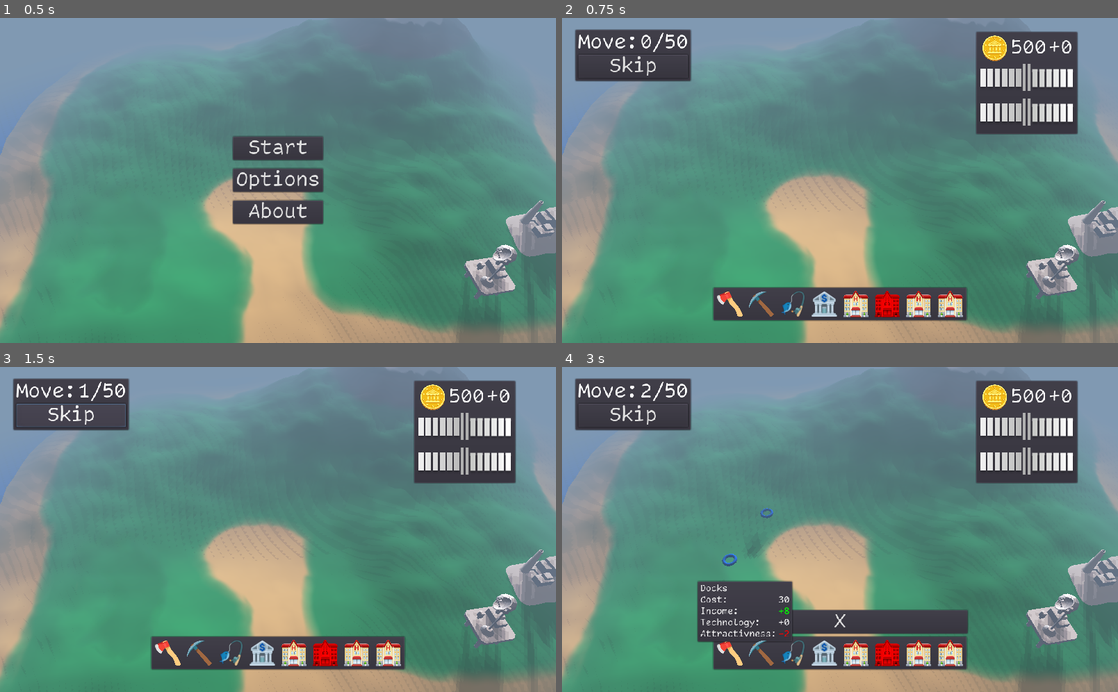
Above: before the commit, frames 1-4 (two rows, left to right).
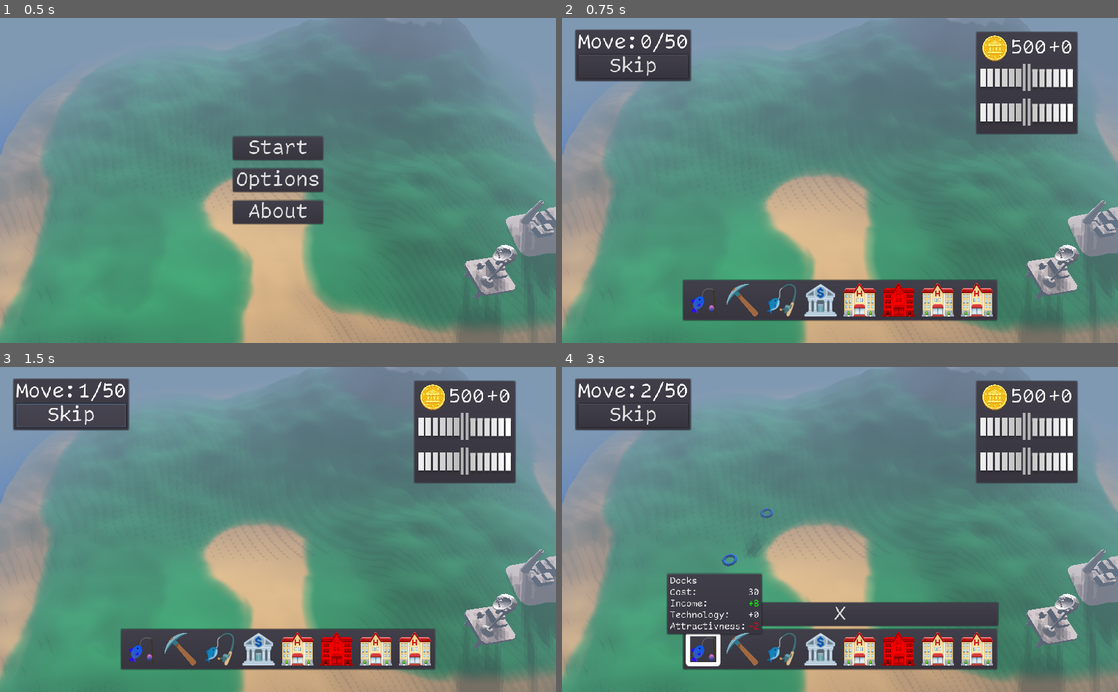
Above: after the commit, the same moments.

Repository: ash4rk/ld54-island-city-builder
Game: Godot game, scene res://main.tscn
Same seed, same stepped clock (60 frames per second), same inputs: the game is played once before the commit and once after it.
Inputs (mouse positions are in pixels of both pictures, inside the frame that each line leads up to; where the layout moved, square brackets give the same spot in the first picture):
- Up to frame 1 (0.5 s): no input
- Up to frame 2 (0.75 s): click "Start" at 0.5 s
- Up to frame 3 (1.5 s): click "Skip" at 1.25 s
- Up to frame 4 (3 s): click "Skip" at 2 s; click (701, 649) [728, 653] at 2.75 s

Frame 1 is identical in both runs. In frame 2, 5.1% of the frame differs, in the area x 21-79%, y 80-94%; in frame 3, 5.1%; in frame 4, 8.1%, in the area x 18-79%, y 63-94%.

Commit message:
FEAT: Add docks button image

Diff:
--- /dev/null
+++ b/assets/building_button_group.tres
@@ -0,0 +1,3 @@
+[gd_resource type="ButtonGroup" format=2]
+
+[resource]
--- a/main.tscn
+++ b/main.tscn
@@ -28,6 +28,9 @@
 [ext_resource path="res://assets/small_text_theme.tres" type="Theme" id=26]
 [ext_resource path="res://scripts/game_over_screen.gd" type="Script" id=27]
 [ext_resource path="res://scenes/ui/double_progress_bar.tscn" type="PackedScene" id=28]
+[ext_resource path="res://assets/images/docks_normal.png" type="Texture" id=29]
+[ext_resource path="res://assets/images/docks_pressed.png" type="Texture" id=30]
+[ext_resource path="res://assets/building_button_group.tres" type="ButtonGroup" id=31]
 
 [sub_resource type="QuadMesh" id=2]
 size = Vector2( 800, 800 )
@@ -229,47 +232,82 @@
 custom_constants/separation = 8
 
 [node name="Docks" parent="UI/BuildingContainer/BuildingButtons/HBoxContainer" instance=ExtResource( 7 )]
+margin_right = 64.0
+margin_bottom = 64.0
+rect_min_size = Vector2( 64, 64 )
+toggle_mode = true
+group = ExtResource( 31 )
+texture_normal = ExtResource( 29 )
+texture_pressed = ExtResource( 30 )
 building_info = ExtResource( 6 )
 
 [node name="Bungalo" parent="UI/BuildingContainer/BuildingButtons/HBoxContainer" instance=ExtResource( 7 )]
 margin_left = 58.0
-margin_right = 108.0
+margin_right = 122.0
+margin_bottom = 64.0
+rect_min_size = Vector2( 64, 64 )
+toggle_mode = true
+group = ExtResource( 31 )
 texture_normal = ExtResource( 11 )
 building_info = ExtResource( 4 )
 
 [node name="Hotel" parent="UI/BuildingContainer/BuildingButtons/HBoxContainer" instance=ExtResource( 7 )]
 margin_left = 116.0
-margin_right = 166.0
+margin_right = 180.0
+margin_bottom = 64.0
+rect_min_size = Vector2( 64, 64 )
+toggle_mode = true
+group = ExtResource( 31 )
 texture_normal = ExtResource( 9 )
 building_info = ExtResource( 24 )
 
 [node name="Factory" parent="UI/BuildingContainer/BuildingButtons/HBoxContainer" instance=ExtResource( 7 )]
 margin_left = 174.0
-margin_right = 224.0
+margin_right = 238.0
+margin_bottom = 64.0
+rect_min_size = Vector2( 64, 64 )
+toggle_mode = true
+group = ExtResource( 31 )
 texture_normal = ExtResource( 8 )
 building_info = ExtResource( 22 )
 
 [node name="CatAttraction" parent="UI/BuildingContainer/BuildingButtons/HBoxContainer" instance=ExtResource( 7 )]
 margin_left = 232.0
-margin_right = 282.0
+margin_right = 296.0
+margin_bottom = 64.0
+rect_min_size = Vector2( 64, 64 )
+toggle_mode = true
+group = ExtResource( 31 )
 texture_normal = ExtResource( 10 )
 building_info = ExtResource( 21 )
 
 [node name="Spaceport" parent="UI/BuildingContainer/BuildingButtons/HBoxContainer" instance=ExtResource( 7 )]
 margin_left = 290.0
-margin_right = 340.0
+margin_right = 354.0
+margin_bottom = 64.0
+rect_min_size = Vector2( 64, 64 )
+toggle_mode = true
+group = ExtResource( 31 )
 texture_normal = ExtResource( 10 )
 building_info = ExtResource( 20 )
 
 [node name="Meteo" parent="UI/BuildingContainer/BuildingButtons/HBoxContainer" instance=ExtResource( 7 )]
 margin_left = 348.0
-margin_right = 398.0
+margin_right = 412.0
+margin_bottom = 64.0
+rect_min_size = Vector2( 64, 64 )
+toggle_mode = true
+group = ExtResource( 31 )
 texture_normal = ExtResource( 10 )
 building_info = ExtResource( 25 )
 
 [node name="Winery" parent="UI/BuildingContainer/BuildingButtons/HBoxContainer" instance=ExtResource( 7 )]
 margin_left = 406.0
-margin_right = 456.0
+margin_right = 470.0
+margin_bottom = 64.0
+rect_min_size = Vector2( 64, 64 )
+toggle_mode = true
+group = ExtResource( 31 )
 texture_normal = ExtResource( 10 )
 building_info = ExtResource( 23 )
 
Binary file added: assets/images/docks_normal.png
Not shown, added: assets/images/docks_normal.png.import
Binary file added: assets/images/docks_pressed.png
Not shown, added: assets/images/docks_pressed.png.import
Not shown: 1 places in main.tscn that only renumber resources
